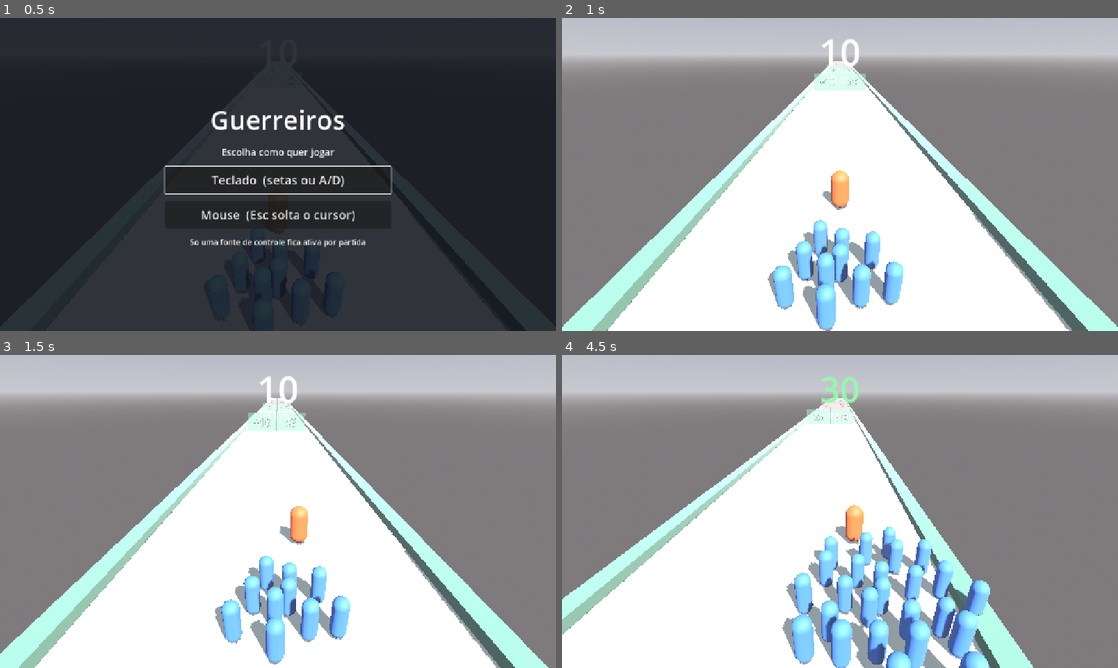
Above: before the commit, frames 1-4 (two rows, left to right).
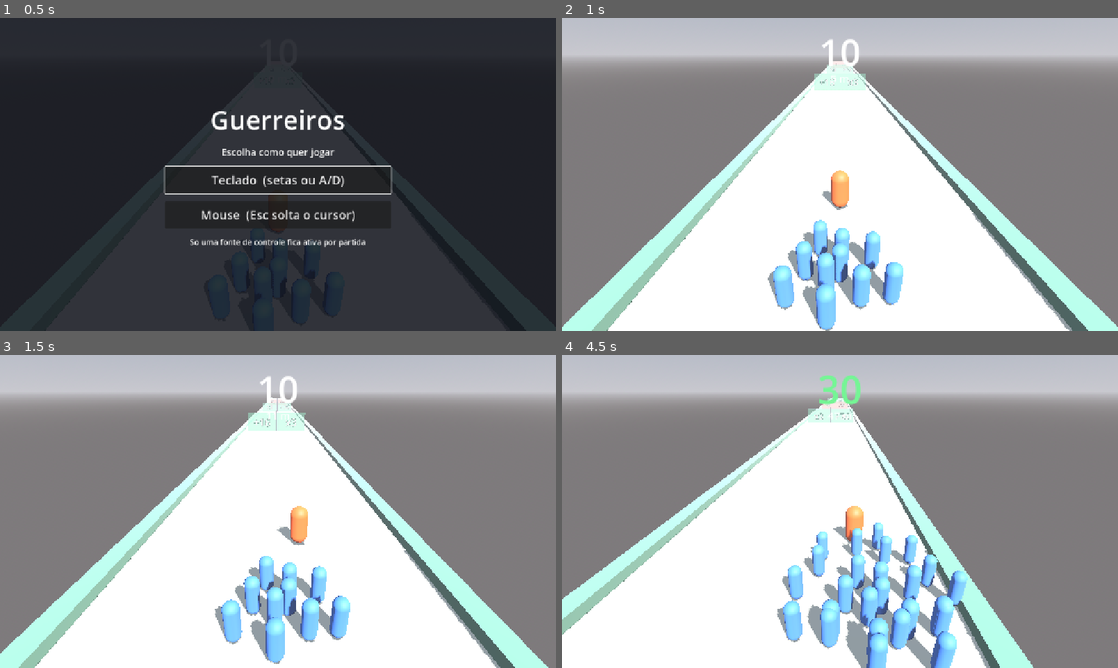
Above: after the commit, the same moments.

Repository: 3runorocha/COMP381-Projeto
Game: Godot game, scene res://scenes/Main.tscn
The game is run twice, just before and just after one commit, with the same random seed, the same clock (stepped at 60 frames per second) and the same inputs.
Inputs (mouse positions are in pixels of both pictures, inside the frame that each line leads up to):
- Up to frame 1 (0.5 s): no input
- Up to frame 2 (1 s): click "Teclado (setas ou A/D)" at 0.5 s
- Up to frame 3 (1.5 s): tap Enter (ui_accept) at 1.25 s; move the mouse to (400, 495) at 1.27 s; hold Right (mover_direita) from 1.28 s (still down); click (400, 495) at 1.42 s
- Up to frame 4 (4.5 s): tap Enter (ui_accept) at 1.52, 2.27, 3.77 s; move the mouse to (728, 527) at 2.02 s; release Right (mover_direita) at 2.03 s; hold Left (mover_esquerda) 2.03-2.78 s; move the mouse to (895, 442) at 2.77 s; hold Right (mover_direita) 2.78-4.28 s; move the mouse to (812, 574) at 3.52 s; click (812, 574) at 3.67 s; move the mouse to (1006, 558) at 4.27 s; hold Left (mover_esquerda) from 4.28 s (still down)

Frame 1 is identical in both runs. In frame 2, less than 0.1% of the frame differs, in the area x 9-89%, y 27-100%; in frame 3, 0.5%; in frame 4, 8.8%, in the area x 3-77%, y 6-100%.

Commit message:
Tira o teto de velocidade e poe a escalada na janela de leitura
Teto em jogo infinito era contradicao: velocidade_maxima = 0 agora
significa sem teto, e a rampa conta portoes em vez de metros. Ligada a
distancia ela era exponencial no tempo, porque a velocidade crescia com a
distancia e a distancia crescia com a velocidade.

So tirar o teto nao escalaria nada: com o espacamento derivado da
velocidade, o portao chega a cada 4 segundos para sempre, a 12 ou a 800. A
dificuldade passa a vir da janela de leitura, que encolhe de 4 s para 2 s
ao longo dos primeiros 30 portoes. O piso de 2 s fica, senao o jogo vira
reflexo e a matematica deixa de importar.

Sem teto, duas coisas precisaram acompanhar a velocidade: o gatilho do
portao, que seria atravessado pelo passo por frame, e a perseguicao do
cordao, que ficaria cada vez mais para tras.

Verificado: velocidade 232 no portao 400 sem teto, janela caindo de 4.00 a
2.00 e travando, e portoes ainda disparando a 872 unidades por segundo com
passo de 14.5 contra gatilho de 87.

Co-Authored-By: Claude Opus 5 <noreply@anthropic.com>

Diff:
--- a/scripts/crowd_manager.gd
+++ b/scripts/crowd_manager.gd
@@ -92,7 +92,12 @@
         # Quem esta mais atras na formacao persegue mais devagar, o que da
         # elasticidade ao grupo em vez de um bloco rigido preso ao lider.
         var folga := 1.0 - 0.45 * (float(i) / float(MAX_VISIVEL))
-        var peso := 1.0 - exp(-velocidade_seguir * folga * delta)
+        # A perseguicao escala com a velocidade do lider: sem isso, o cordao
+        # ficaria cada vez mais para tras conforme a corrida acelera.
+        var ritmo := velocidade_seguir
+        if "velocidade_frente" in _lider:
+            ritmo *= maxf(1.0, _lider.velocidade_frente / 12.0)
+        var peso := 1.0 - exp(-ritmo * folga * delta)
         corpo.global_position = corpo.global_position.lerp(_vaga(i), peso)
 
 
--- a/scripts/game_state.gd
+++ b/scripts/game_state.gd
@@ -24,6 +24,9 @@
 signal vitoria
 
 var contagem: int = CONTAGEM_INICIAL
+## Quantos portoes ja foram atravessados. E o relogio da escalada: portao e a
+## unidade de decisao do jogo, mais estavel que metro ou segundo.
+var portoes_atravessados: int = 0
 
 var _acabou: bool = false
 
@@ -32,6 +35,7 @@
 func reiniciar() -> void:
     var anterior := contagem
     contagem = CONTAGEM_INICIAL
+    portoes_atravessados = 0
     _acabou = false
     if anterior != contagem:
         contagem_mudou.emit(anterior, contagem)
@@ -54,6 +58,7 @@
         return
 
     var anterior := contagem
+    portoes_atravessados += 1
     contagem = resultado(op, valor, contagem)
 
     if contagem != anterior:
--- a/scripts/gate.gd
+++ b/scripts/gate.gd
@@ -38,6 +38,18 @@
     _atualizar_visual()
 
 
+## Engorda ou afina a caixa de gatilho, sem mexer no painel visivel.
+##
+## Sem teto de velocidade, o passo por frame cresce sem limite: a 180 unidades
+## por segundo, a 60 Hz, o corpo anda 3 por frame e atravessaria um gatilho
+## fino sem disparar. A forma e compartilhada entre os portoes da cena, o que
+## e proposital: todos querem a mesma profundidade.
+func ajustar_gatilho(profundidade: float) -> void:
+    var forma := $Colisao.shape as BoxShape3D
+    if forma != null:
+        forma.size.z = maxf(profundidade, 3.0)
+
+
 ## Volta a poder ser acionado, depois de reciclado para a frente da pista.
 func rearmar() -> void:
     _consumido = false
--- a/scripts/gate_pair.gd
+++ b/scripts/gate_pair.gd
@@ -39,6 +39,12 @@
     return saida
 
 
+## Repassa a profundidade de gatilho aos dois lados.
+func ajustar_gatilho(profundidade: float) -> void:
+    for portao in _portoes():
+        portao.ajustar_gatilho(profundidade)
+
+
 ## Devolve os dois lados ao estado acionavel.
 func rearmar() -> void:
     for portao in _portoes():
--- a/scripts/level_generator.gd
+++ b/scripts/level_generator.gd
@@ -20,7 +20,12 @@
 ## da velocidade atual: com a velocidade subindo, distancia fixa encolheria o
 ## tempo de leitura e o jogo viraria teste de reflexo.
 @export var tempo_entre_pares: float = 4.0
-@export var espacamento_minimo: float = 40.0
+## Piso da janela de leitura. Abaixo disto o jogo testa reflexo, nao
+## matematica, e a mecanica inteira perde o sentido.
+@export var tempo_minimo_entre_pares: float = 2.0
+## Em quantos portoes a janela vai do inicial ao minimo.
+@export var portoes_ate_tempo_minimo: int = 30
+@export var espacamento_minimo: float = 25.0
 ## Distancia total em modo fase. Zero deixa o jogo infinito.
 @export var distancia_final: float = 0.0
 @export var finish_path: NodePath = ^"../FinishLine"
@@ -94,13 +99,31 @@
 func _posicionar_a_frente(par: Node3D) -> void:
     _z_frente -= _espacamento()
     par.global_position = Vector3(0.0, 0.0, _z_frente)
+    # Gatilho proporcional ao passo por frame, ja que a velocidade nao tem teto.
+    par.ajustar_gatilho(_velocidade() / 60.0 * 6.0)
 
 
 func _espacamento() -> float:
-    var velocidade: float = 12.0
+    return maxf(espacamento_minimo, _velocidade() * _tempo_leitura())
+
+
+func _velocidade() -> float:
     if _player != null and "velocidade_frente" in _player:
-        velocidade = _player.velocidade_frente
-    return maxf(espacamento_minimo, velocidade * tempo_entre_pares)
+        return _player.velocidade_frente
+    return 12.0
+
+
+## Janela de leitura, que encolhe conforme os portoes passam.
+##
+## Aqui e que mora a escalada de dificuldade. Velocidade sozinha nao aperta
+## nada: com o espacamento derivado dela, o portao chegaria a cada 4 segundos
+## para sempre, a 12 ou a 200 de velocidade. O que aperta e o tempo para
+## decidir, e ele tem piso, senao vira jogo de reflexo.
+func _tempo_leitura() -> float:
+    var progresso := clampf(
+        float(GameState.portoes_atravessados) / float(maxi(portoes_ate_tempo_minimo, 1)),
+        0.0, 1.0)
+    return lerpf(tempo_entre_pares, tempo_minimo_entre_pares, progresso)
 
 
 func _decidir(par: Node3D) -> void:
--- a/scripts/player_controller.gd
+++ b/scripts/player_controller.gd
@@ -20,10 +20,11 @@
 ## Velocidade de avanco atual, em unidades por segundo. Sobe com a distancia
 ## e e lida pelo gerador para espacar os portoes.
 @export var velocidade_frente: float = 12.0
-## Teto da aceleracao. Sem teto, o jogo vira ilegivel em poucos minutos.
-@export var velocidade_maxima: float = 30.0
-## Quanto a velocidade sobe a cada 100 unidades percorridas.
-@export var ganho_por_100: float = 1.1
+## Teto da velocidade. Zero significa SEM TETO: o jogo e infinito, entao a
+## velocidade escala para sempre.
+@export var velocidade_maxima: float = 0.0
+## Quanto a velocidade sobe a cada portao atravessado.
+@export var ganho_por_portao: float = 0.55
 ## Velocidade maxima do deslocamento lateral.
 @export var velocidade_lateral: float = 10.0
 ## Metade da largura util da pista. O alvo lateral nunca passa disso.
@@ -87,15 +88,18 @@
     move_and_slide()
 
 
-## Velocidade cresce com a distancia percorrida, ate o teto.
+## Velocidade cresce a cada portao, sem teto.
 ##
 ## Quem le isto e o gerador, para esticar o espaco entre portoes na mesma
 ## proporcao. Sem isso o tempo de leitura encolheria junto com a aceleracao.
 func _acelerar() -> void:
-    var percorrido := absf(global_position.z)
-    velocidade_frente = minf(
-        _velocidade_inicial + ganho_por_100 * (percorrido / 100.0),
-        velocidade_maxima)
+    # Por portao, nao por distancia. Ligada a distancia, a rampa virava
+    # exponencial no tempo: a velocidade crescia com a distancia e a distancia
+    # crescia com a velocidade, entao ela se acelerava sozinha.
+    var subida := ganho_por_portao * float(GameState.portoes_atravessados)
+    velocidade_frente = _velocidade_inicial + subida
+    if velocidade_maxima > 0.0:
+        velocidade_frente = minf(velocidade_frente, velocidade_maxima)
 
 
 ## Desloca o alvo lateral e mantem dentro da pista.
Not shown, changed: CLAUDE.md
